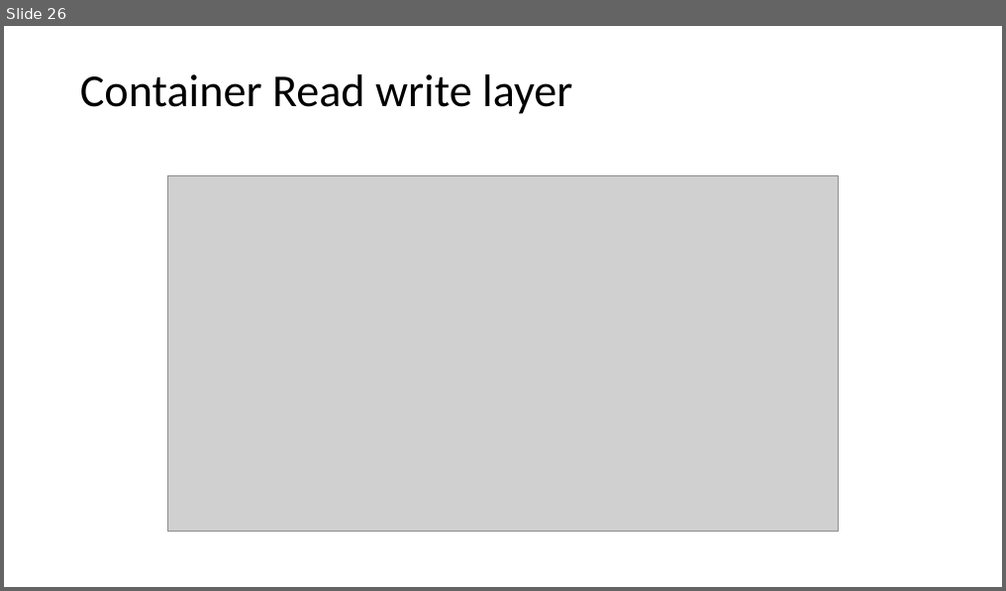
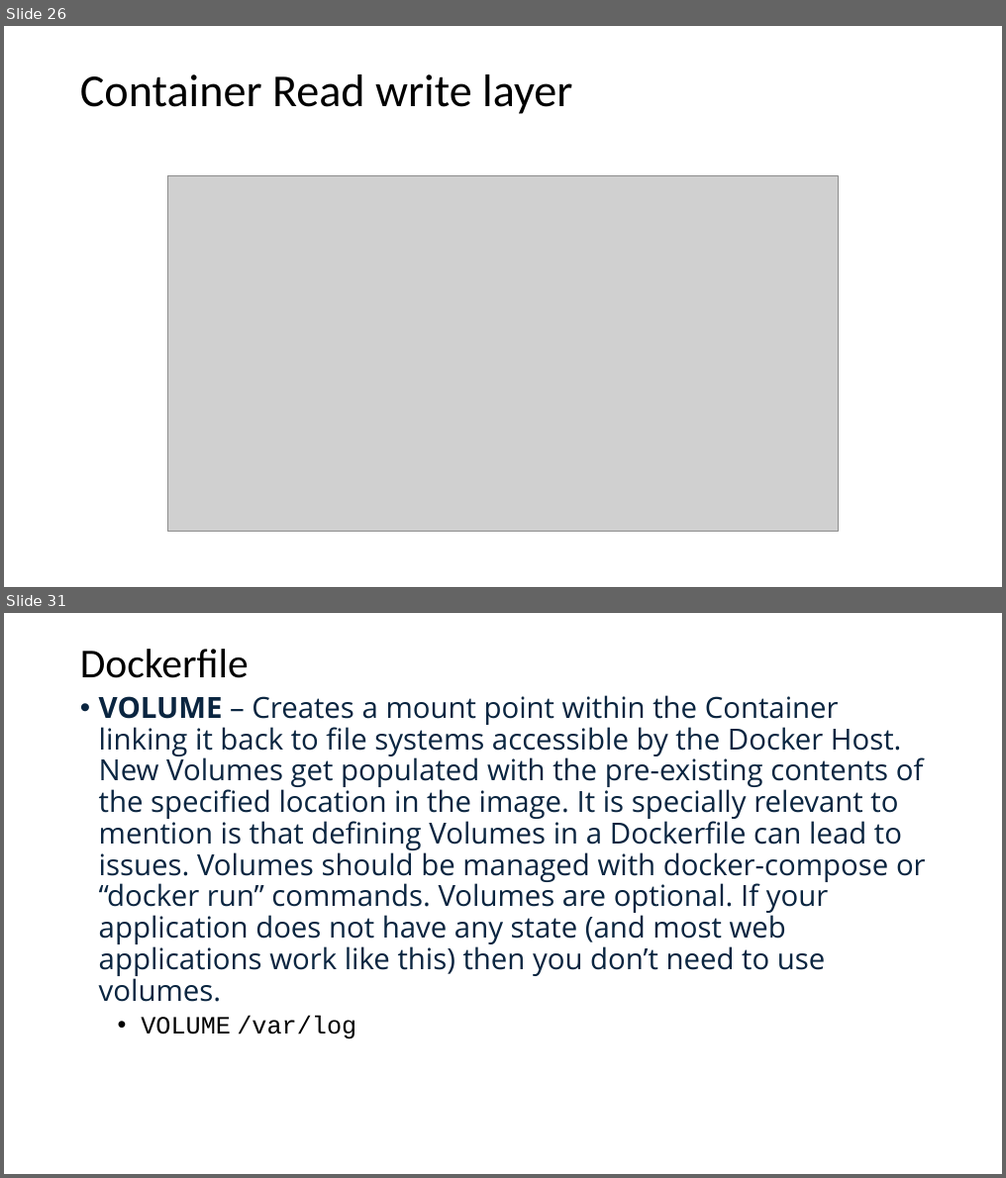
Before and after one commit to HariPython/docker, a slide deck: dockercommands.pptx. Shown one above the other, each under a label of ours: slide 26 before the commit, slides 26 and 31 after it; the slides between them are not shown. The pictures are 1006x591 and 1006x1178 pixels, drawn with LibreOffice and Linux fonts; fonts in the diff are those of the drawing; grey boxes stand for pictures. Boxes give left, top, right and bottom in pixels: in the first picture for what was removed or moved away, otherwise in the second. Text is boxed around its words. In the diff, an @@ line names an element or a change of style, - is before the commit and + after.

```diff
--- a/dockercommands.pptx
+++ b/dockercommands.pptx
@@ slide 31 added at <box>4,613,1002,1174</box>, background #FFFFFF @@
@@ title added at <box>80,649,249,678</box>, 39.6 pt, text #000000 @@
+Dockerfile
@@ text added at <box>99,695,926,1040</box>, 28 pt, text #0A2540 @@
+• VOLUME – Creates a mount point within the Container linking it back to file systems accessible by the Docker Host. New Volumes get populated with the pre-existing contents of the specified location in the image. It is specially relevant to mention is that defining Volumes in a Dockerfile can lead to issues. Volumes should be managed with docker-compose or “docker run” commands. Volumes are optional. If your application does not have any state (and most web applications work like this) then you don’t need to use volumes.
+  • VOLUME /var/log
```
Also in this commit, not shown: 6 other slides added, 21 other files.
